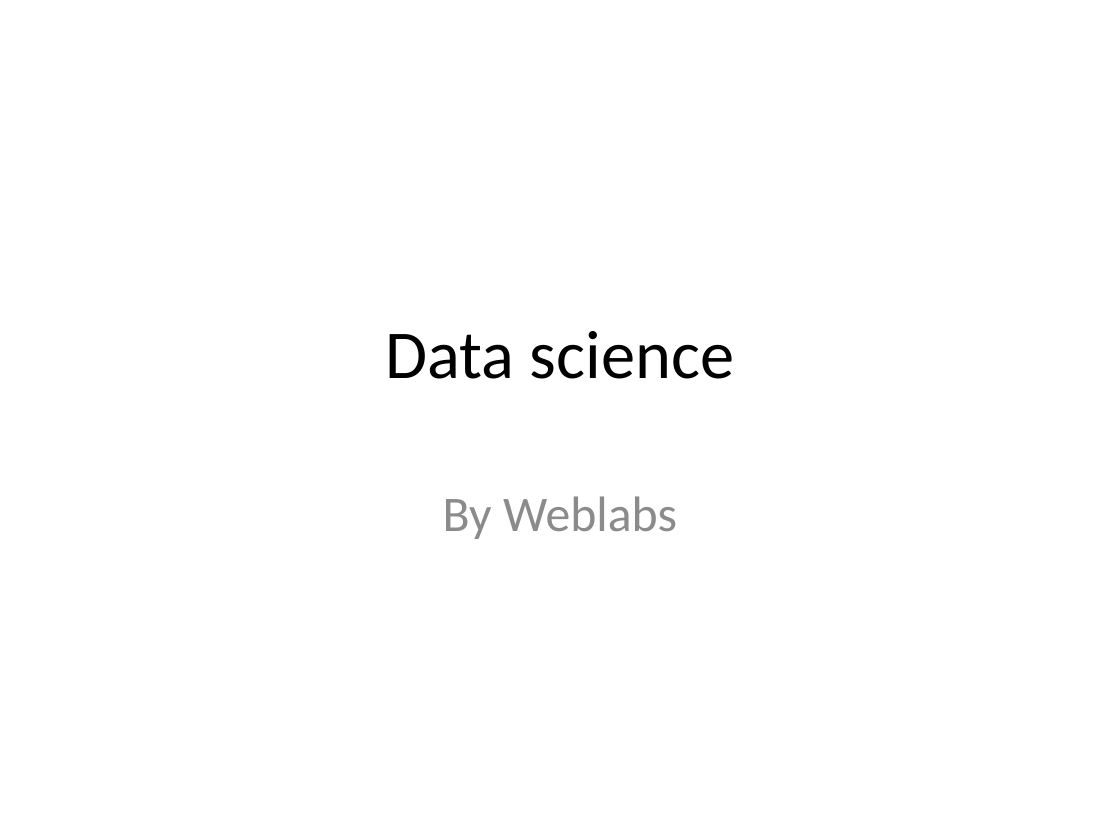
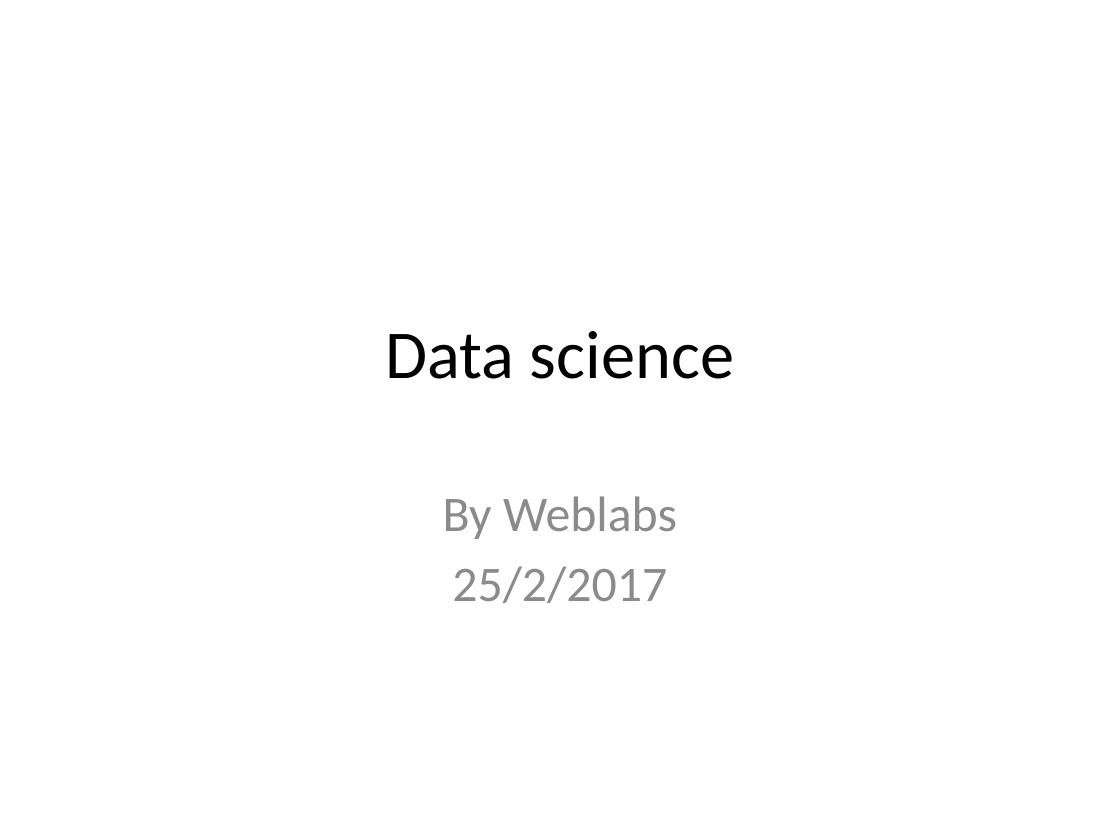
Before and after one commit to githubsebkun/Software-Interview-Questions, a slide deck: slide 1 of Data science.pptx. Drawn at 1120x840 pixels with LibreOffice and Linux fonts; fonts in the diff are those of the drawing. Boxes give left, top, right and bottom in pixels: in the first picture for what was removed or moved away, otherwise in the second. Text is boxed around its words. In the diff, an @@ line names an element or a change of style, - is before the commit and + after.

Commit message:
Data sciene updating

```diff
--- a/Data science.pptx
+++ b/Data science.pptx
@@ subtitle at (x1=452, y1=566, x2=667, y2=603): paragraph added @@
+25/2/2017
```
